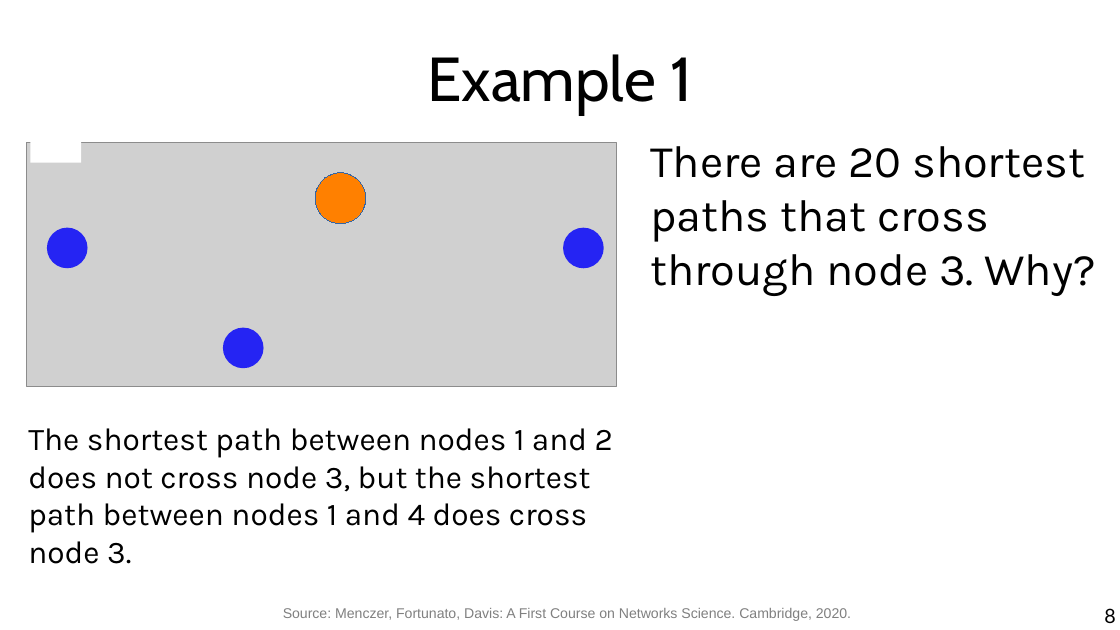
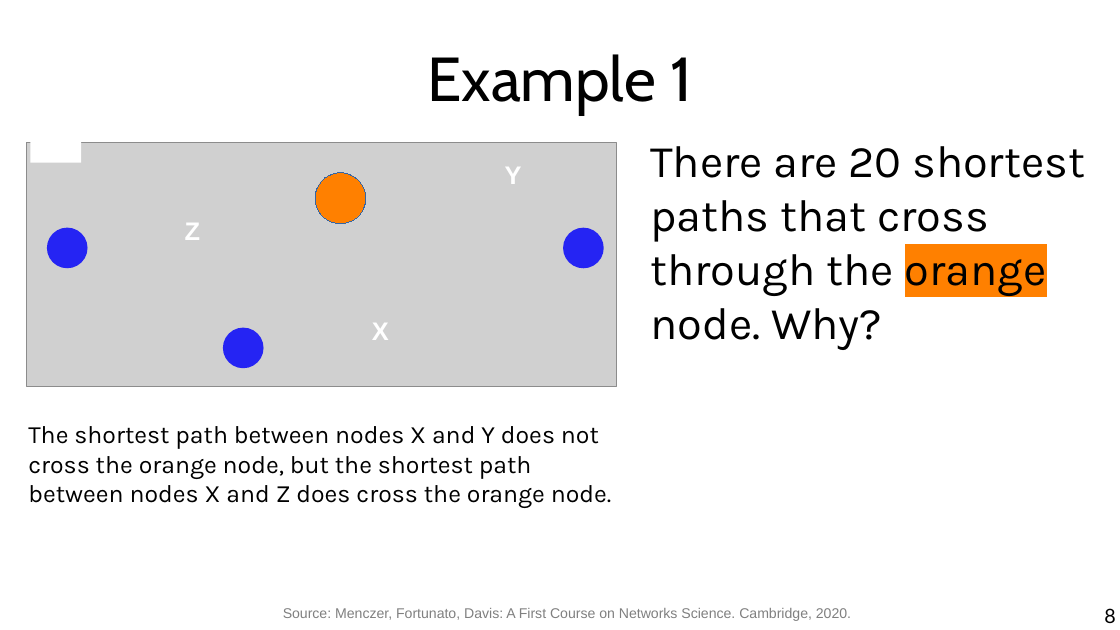
Before and after one commit to chatox/networks-science-course, a slide deck: slide 8 of theory/odp/tt07-betweenness.odp. Drawn at 1120x630 pixels with LibreOffice and Linux fonts; fonts in the diff are those of the drawing; grey boxes stand for pictures. Boxes give left, top, right and bottom in pixels: in the first picture for what was removed or moved away, otherwise in the second. Text is boxed around its words. In the diff, an @@ line names an element or a change of style, - is before the commit and + after.

Commit message:
small tweak in node names

```diff
--- a/theory/odp/tt07-betweenness.odp
+++ b/theory/odp/tt07-betweenness.odp
@@ text at (650, 146, 1085, 350): text changed @@
-There are 20 shortest paths that cross through node 3. Why?
+There are 20 shortest paths that cross through the orange node. Why?
@@ text added at (505, 167, 522, 184), 18 pt, text #FFFFFF, bold @@
+Y
@@ text added at (185, 223, 200, 240), 18 pt, text #FFFFFF, bold @@
+Z
@@ text added at (372, 323, 389, 340), 18 pt, text #FFFFFF, bold @@
+X
@@ text at (28, 426, 612, 508): text changed; size 22.4 to 17.6 pt @@
-The shortest path between nodes 1 and 2 does not cross node 3, but the shortest path between nodes 1 and 4 does cross node 3.
+The shortest path between nodes X and Y does not cross the orange node, but the shortest path between nodes X and Z does cross the orange node.
```
Also in this commit, not shown: 1 other slide changed, 1 other file.
